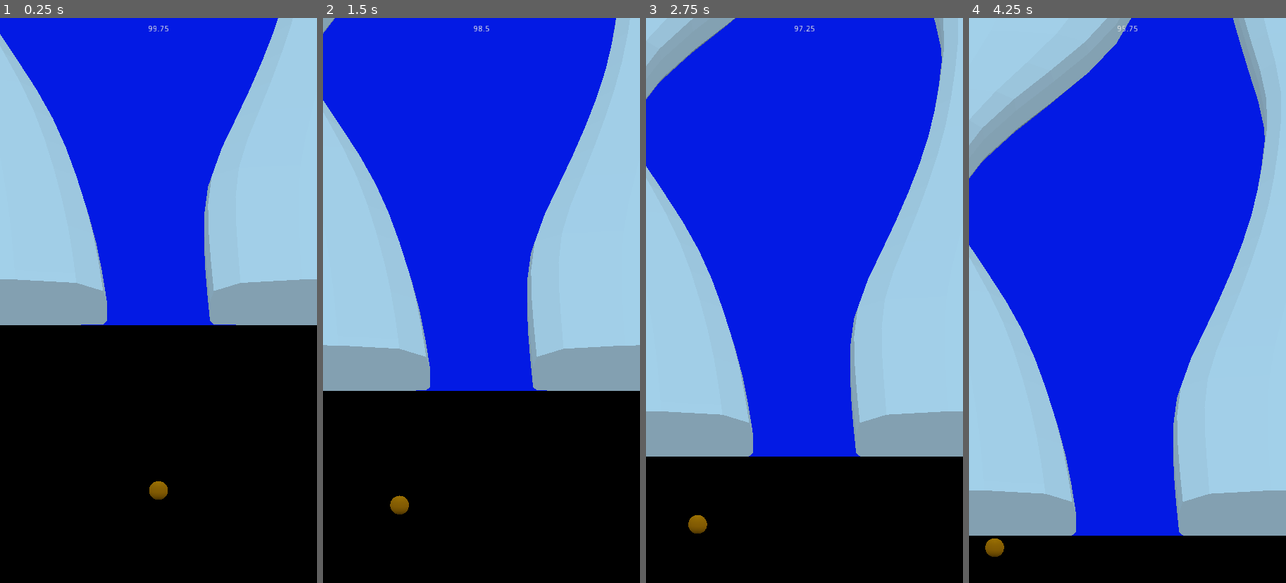
Above: before the commit, frames 1-4 (left to right).
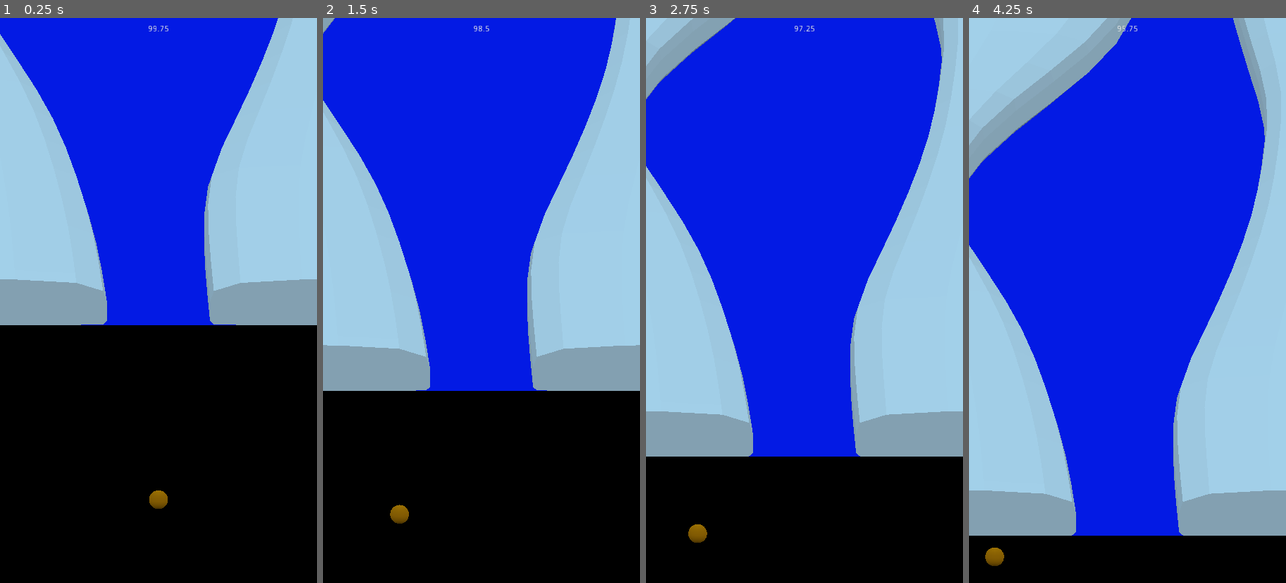
Above: after the commit, the same moments.

Repository: mszynawa/Ryben-Trop
Game: Godot game, scene res://Scenes/GameRoot.tscn
The game is run twice, just before and just after one commit, with the same random seed, the same clock (stepped at 60 frames per second) and the same inputs.
Inputs (mouse positions are in pixels of both pictures, inside the frame that each line leads up to):
- Up to frame 1 (0.25 s): no input
- Up to frame 2 (1.5 s): move the mouse to (551, 272) at 0.52 s; hold Up (ui_up) 0.53-1.28 s; click (551, 272) at 0.67 s; move the mouse to (418, 328) at 1.27 s; hold Down (ui_down) from 1.28 s (still down)
- Up to frame 3 (2.75 s): move the mouse to (836, 176) at 2.02 s; release Down (ui_down) at 2.03 s; hold Up (ui_up) from 2.03 s (still down)
- Up to frame 4 (4.25 s): move the mouse to (1111, 413) at 2.77 s; click (1111, 413) at 2.92 s; move the mouse to (1222, 385) at 3.52 s; release Up (ui_up) at 3.53 s; hold Down (ui_down) from 3.53 s (still down)

The runs differ from the first frame. In frame 1, 0.2% of the frame differs, in the area x 47-53%, y 82-87%; in frame 2, 0.2%; in frame 3, 0.2%, in the area x 13-20%, y 88-93%; in frame 4, 0.2%.

Commit message:
Add files via upload
Dodanie timera do power upa.

Diff:
--- a/Scenes/GameRoot.tscn
+++ b/Scenes/GameRoot.tscn
@@ -11,7 +11,7 @@
 [node name="HUD" parent="." instance=ExtResource( 1 )]
 
 [node name="Player" parent="." instance=ExtResource( 2 )]
-transform = Transform( 1, 0, 0, 0, 1, 0, 0, 0, 1, 50, 1, 0 )
+transform = Transform( 1, 0, 0, 0, 1, 0, 0, 0, 1, 50, 0, 0 )
 
 [node name="Camera" parent="." instance=ExtResource( 3 )]
 transform = Transform( -4.37114e-008, 0.223931, -0.974605, 0, 0.974605, 0.223931, 1, 9.78834e-009, -4.26014e-008, -336.407, 110.488, 0 )
--- a/Scenes/Player.tscn
+++ b/Scenes/Player.tscn
@@ -24,6 +24,7 @@
 shape = SubResource( 3 )
 
 [node name="States" type="Spatial" parent="."]
+editor/display_folded = true
 
 [node name="Fuel" type="Spatial" parent="States"]
 script = ExtResource( 2 )
--- a/Scenes/Wall_1.tscn
+++ b/Scenes/Wall_1.tscn
@@ -23,3 +23,6 @@
 
 [node name="PowerUp2" parent="." instance=ExtResource( 3 )]
 transform = Transform( 1, 0, 0, 0, 1, 0, 0, 0, 1, 113.378, 0, -3.40988 )
+
+[node name="PowerUp3" parent="." instance=ExtResource( 3 )]
+transform = Transform( 1, 0, 0, 0, 1, 0, 0, 0, 1, -130.451, 0, -3.40988 )
--- a/Scenes/Wall_2.tscn
+++ b/Scenes/Wall_2.tscn
@@ -23,3 +23,6 @@
 
 [node name="PowerUp2" parent="." instance=ExtResource( 3 )]
 transform = Transform( 0.5, 0, 0, 0, 0.5, 0, 0, 0, 0.5, 142.815, 0, 0.252657 )
+
+[node name="PowerUp3" parent="." instance=ExtResource( 3 )]
+transform = Transform( 0.5, 0, 0, 0, 0.5, 0, 0, 0, 0.5, -126.362, 0, 0.252657 )
--- a/Scripts/Obstacles/PoweUp.gd
+++ b/Scripts/Obstacles/PoweUp.gd
@@ -6,4 +6,17 @@
 		var speed = body.speed
 		body.speed = speed + (speed * 30 / 100)
 		#print(body.speed)
+
+
+		var timer = Timer.new()
+		timer.connect("timeout", self, "boost_over")
+		timer.wait_time = 5
+		body.add_child(timer) #to process
+		timer.start() #to start
 	pass
+
+func boost_over():
+	var player = utils.get_main_node().get_node("Player")
+	var speed = player.speed
+	player.speed = speed - (speed * 30 / 100)
+	pass
